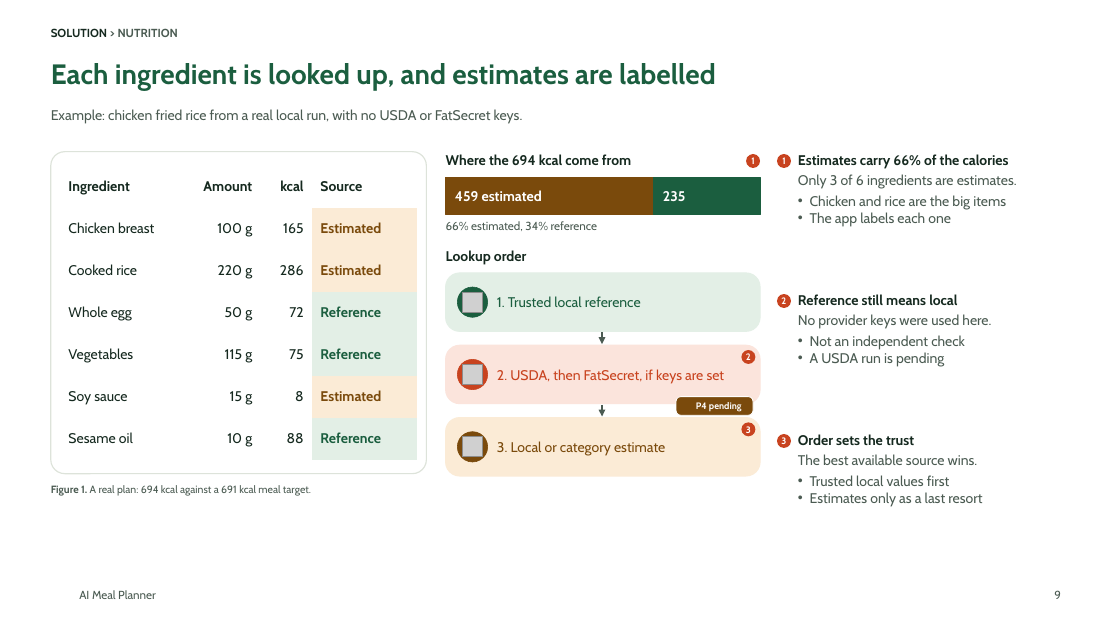
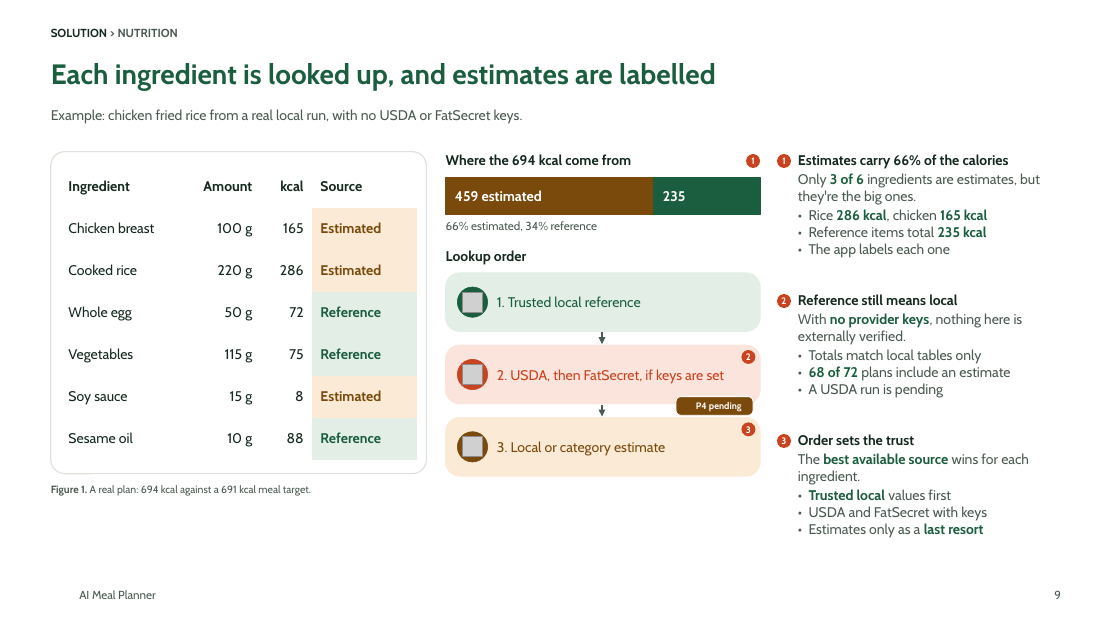
Before and after one commit to tuannm3812/ai-meal-planner, a slide deck: slide 9 of docs/showcase/ai-meal-planner-deck.pptx. Drawn at 1120x630 pixels with LibreOffice and Linux fonts; fonts in the diff are those of the drawing; grey boxes stand for pictures; background and template pictures are left out. Boxes give left, top, right and bottom in pixels: in the first picture for what was removed or moved away, otherwise in the second. Text is boxed around its words. In the diff, an @@ line names an element or a change of style, - is before the commit and + after.

```diff
--- a/docs/showcase/ai-meal-planner-deck.pptx
+++ b/docs/showcase/ai-meal-planner-deck.pptx
@@ text at [798,173,1040,258]: text changed @@
-Only 3 of 6 ingredients are estimates.
-• Chicken and rice are the big items
-• The app labels each one
+Only 3 of 6 ingredients are estimates, but they're the big ones.
+• Rice 286 kcal, chicken 165 kcal
+• Reference items total 235 kcal
+• The app labels each one
@@ text at [798,313,1023,398]: text changed @@
-No provider keys were used here.
-• Not an independent check
-• A USDA run is pending
+With no provider keys, nothing here is externally verified.
+• Totals match local tables only
+• 68 of 72 plans include an estimate
+• A USDA run is pending
@@ text at [798,453,1029,538]: text changed @@
-The best available source wins.
-• Trusted local values first
-• Estimates only as a last resort
+The best available source wins for each ingredient.
+• Trusted local values first
+• USDA and FatSecret with keys
+• Estimates only as a last resort
```
Also in this commit, not shown: 13 other slides changed, 21 other files.
